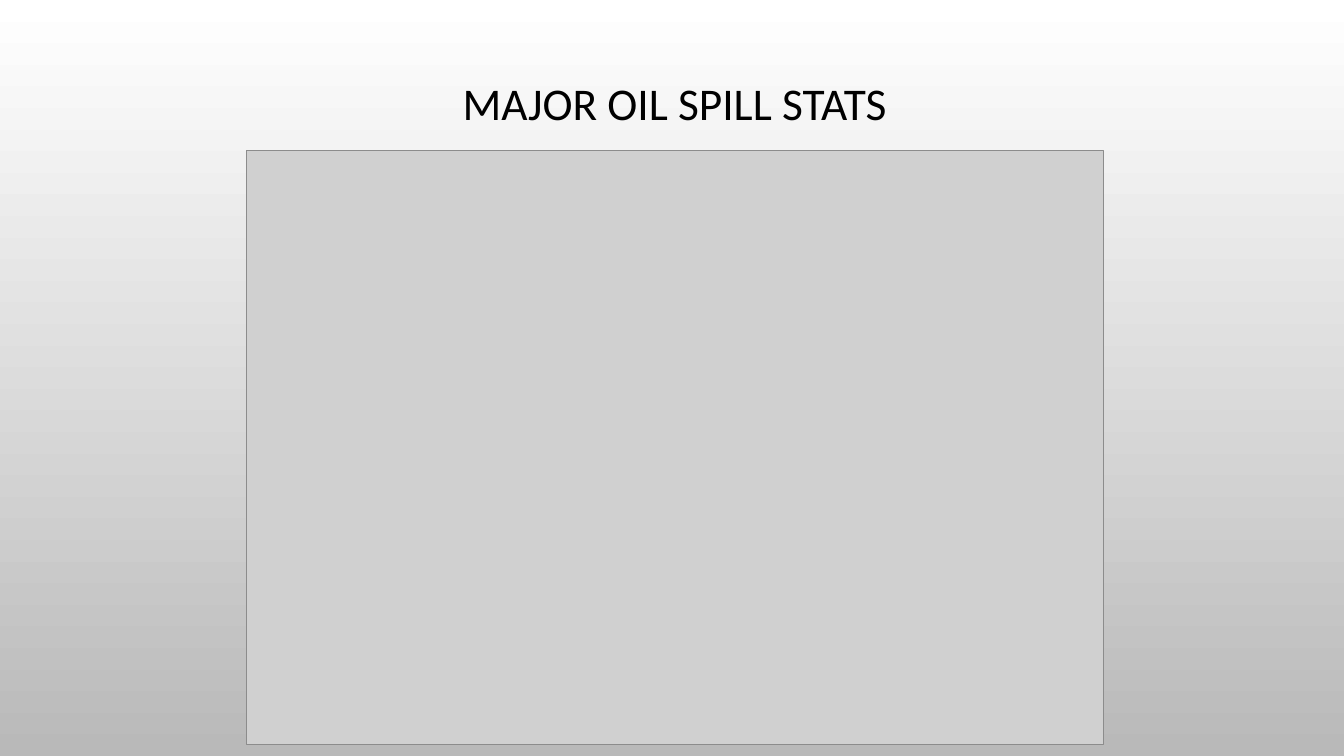
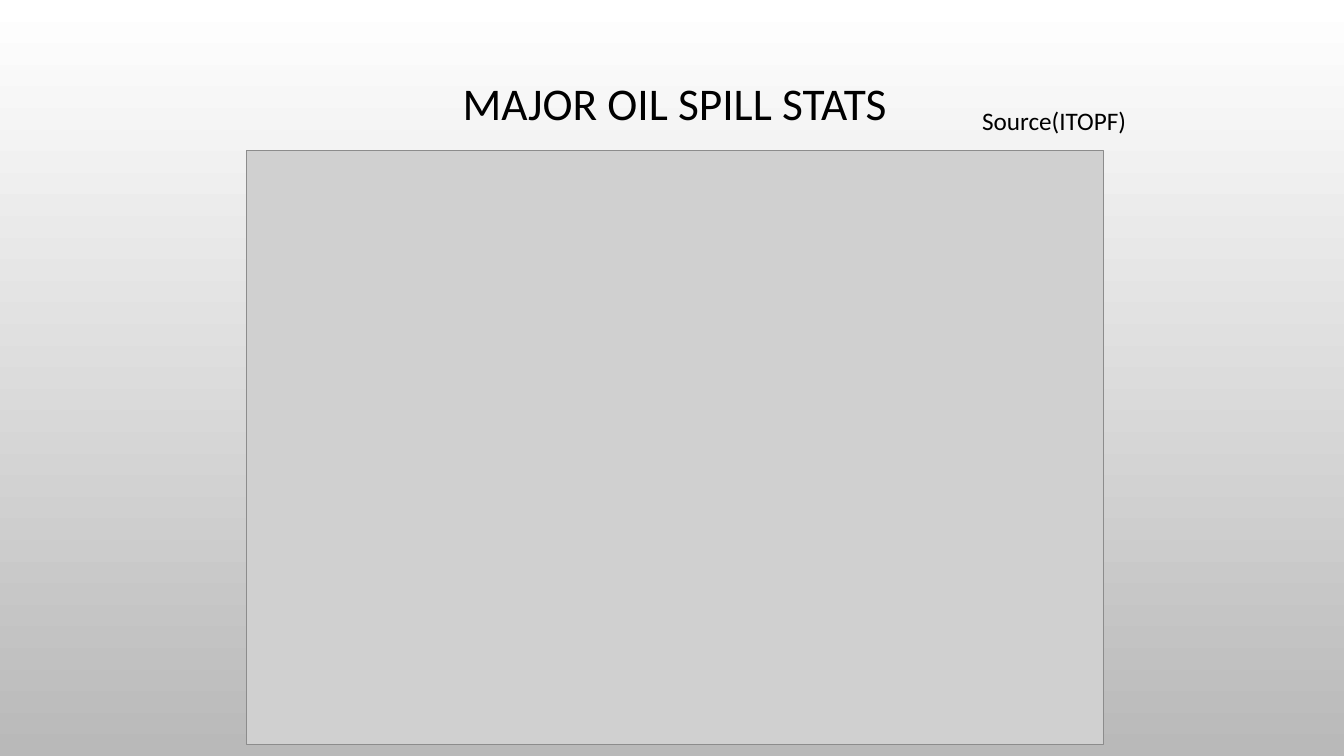
Before and after one commit to nycdatasci/bootcamp006_project, a slide deck: slide 8 of Project5-Capstone/AnneSong/SkyandSea.pptx (slide 7 before the commit). Drawn at 1344x756 pixels with LibreOffice and Linux fonts; fonts in the diff are those of the drawing; grey boxes stand for pictures; background and template pictures are left out. Boxes give left, top, right and bottom in pixels: in the first picture for what was removed or moved away, otherwise in the second. Text is boxed around its words. In the diff, an @@ line names an element or a change of style, - is before the commit and + after.

```diff
--- a/Project5-Capstone/AnneSong/SkyandSea.pptx
+++ b/Project5-Capstone/AnneSong/SkyandSea.pptx
@@ text added at box(982, 111, 1126, 134), 18 pt, text #000000 @@
+Source(ITOPF)
```
Also in this commit, not shown: 6 other slides changed, 3 slides added.
